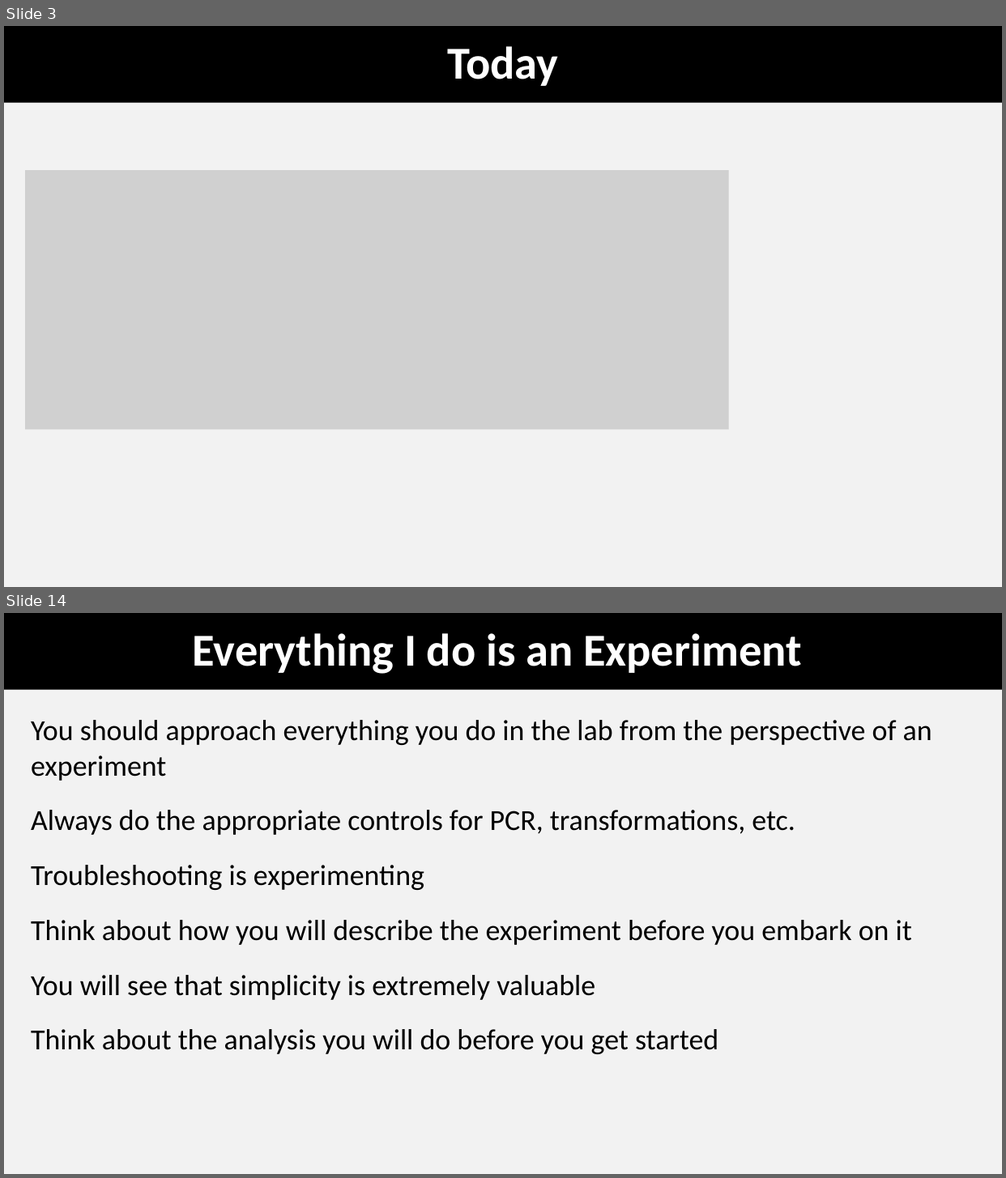
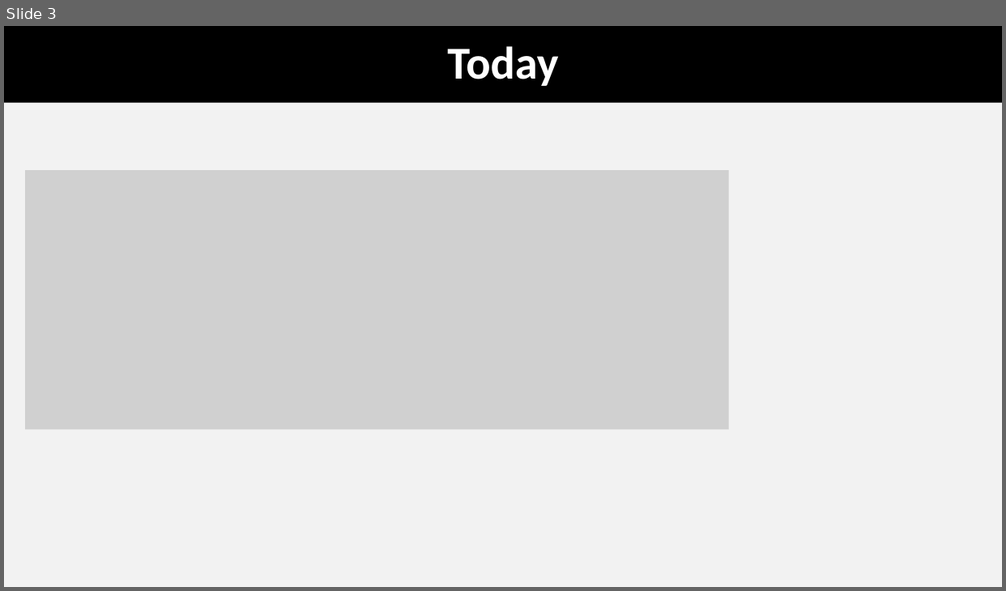
Before and after one commit to coleoguy/coleoguy.github.io, a slide deck: teaching/expdes/lectures/working/lec4.pptx. Shown one above the other, each under a label of ours: slides 3 and 14 before the commit, slide 3 after it; the slides between them are not shown. The pictures are 1006x1178 and 1006x591 pixels, drawn with LibreOffice and Linux fonts; fonts in the diff are those of the drawing; grey boxes stand for pictures. Boxes give left, top, right and bottom in pixels: in the first picture for what was removed or moved away, otherwise in the second. Text is boxed around its words. In the diff, an @@ line names an element or a change of style, - is before the commit and + after.

```diff
--- a/teaching/expdes/lectures/working/lec4.pptx
+++ b/teaching/expdes/lectures/working/lec4.pptx
@@ slide 14 removed at bbox=[4, 613, 1002, 1174], background #F2F2F2 @@
@@ title removed at bbox=[4, 613, 1002, 689] @@
-Everything I do is an Experiment
@@ text removed at bbox=[31, 720, 932, 1054] @@
-You should approach everything you do in the lab from the perspective of an experiment
-Always do the appropriate controls for PCR, transformations, etc.
-Troubleshooting is experimenting
-Think about how you will describe the experiment before you embark on it
-You will see that simplicity is extremely valuable
-Think about the analysis you will do before you get started
```
Also in this commit, not shown: 33 other slides removed, 10 other files.
